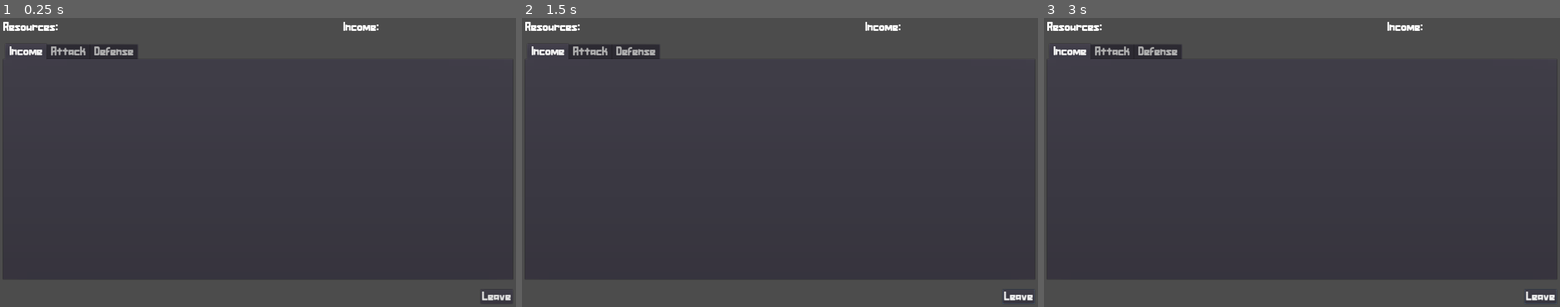
Above: before the commit, frames 1-3 (left to right).
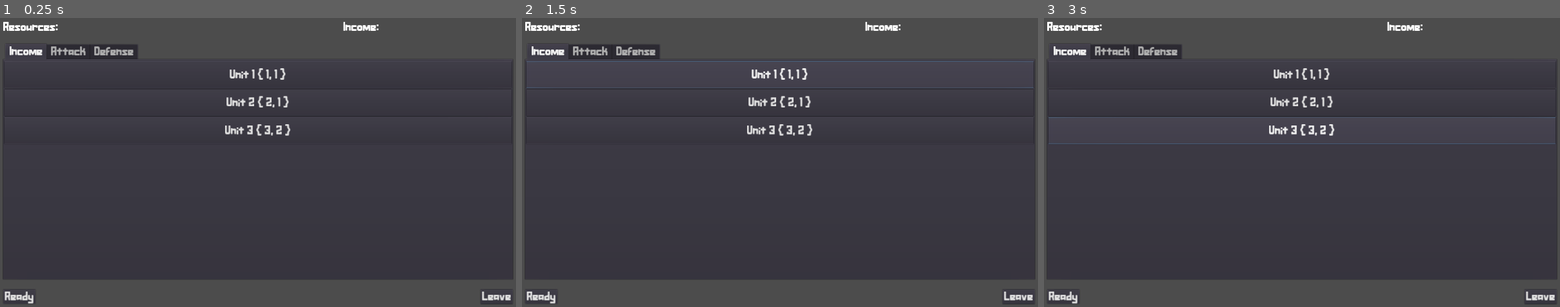
Above: after the commit, the same moments.

Repository: tducasse/poc-turn-based
Game: Godot game, scene res://Scenes/Game/Game.tscn
The game is run twice, just before and just after one commit, with the same random seed, the same clock (stepped at 60 frames per second) and the same inputs. This scene is started directly instead of the project's main scene.
Inputs (mouse positions are in pixels of both pictures, inside the frame that each line leads up to):
- Up to frame 1 (0.25 s): no input
- Up to frame 2 (1.5 s): click "Leave" at 0.5 s; click (780, 75) at 1.25 s, where only the run after the commit has a clickable "Unit 1 { 1, 1 }"
- Up to frame 3 (3 s): click (1302, 101) at 2 s, where only the run after the commit has a clickable "Unit 2 { 2, 1 }"; click (1302, 130) at 2.75 s, where only the run after the commit has a clickable "Unit 3 { 3, 2 }"

The runs differ from the first frame. In frame 1, 0.7% of the frame differs, in the area x 0-57%, y 17-99%; in frame 2, 1.2%; in frame 3, 1.2%, in the area x 0-100%, y 17-99%.

Commit message:
Refactor all the things

Diff:
--- a/Globals/WS.gd
+++ b/Globals/WS.gd
@@ -8,13 +8,16 @@
 # all websocket message types
 const TYPES = {
 	"LIST_ROOMS": "list_rooms",
+	"JOIN_ROOM": "join_room",
 	"CREATE_ROOM": "create_room",
 	"REMOVE_ROOM": "remove_room",
 	"NEW_CHAT_MESSAGE": "new_chat_message",
 	"READY_GAME": "ready_game",
-	"BEGIN": "begin",
 	"BACK_TO_LOBBY": "back_to_lobby",
-	"BUY_ITEM": "buy_item",
+	"LEAVE_ROOM": "leave_room",
+	"GAME__START_GAME": "game__start_game",
+	"GAME__INIT_GAME": "game__init_game",
+	"GAME__BUY_ITEM": "game__buy_item",
 }
 
 # just because we call them dynamically and godot yells
@@ -25,9 +28,11 @@
 signal create_room(value)
 signal remove_room(value)
 signal new_chat_message(value)
-signal ready_game(value)
-signal begin(value)
+signal join_room(value)
 signal back_to_lobby(value)
+signal game__buy_item(value)
+signal game__start_game(value)
+signal game__init_game(value)
 
 # websocket internal events
 signal connected()
@@ -44,6 +49,8 @@
 
 
 func init():
+	if is_connected_to_server():
+		return
 	ready = true
 	set_process(true)
 	_client.connect_to_url(websocket_url)
@@ -90,6 +97,8 @@
 
 
 func send_message(type, payload):
+	if not is_connected_to_server():
+		return
 	_client.get_peer(1).put_packet(JSON.print(
 		{
 			"type": type,
--- a/Scenes/Chat/Chat.gd
+++ b/Scenes/Chat/Chat.gd
@@ -5,7 +5,7 @@
 onready var input := $Input
 
 func _ready():
-	_connection = WS.connect("new_chat_message", self, "_add_message")
+	_connection = WS.connect(WS.TYPES.NEW_CHAT_MESSAGE, self, "_add_message")
 
 
 func _add_message(message):
--- /dev/null
+++ b/Scenes/Game/Game.gd
@@ -0,0 +1,47 @@
+extends MarginContainer
+
+onready var resources_node = $VBoxContainer/TopLine/Resources
+onready var income_node = $VBoxContainer/TopLine/Income
+
+var resources = 0
+var income = 0
+
+var _connection
+
+func _ready():
+	_connection = WS.connect(WS.TYPES.GAME__BUY_ITEM, self, "_update_resources_income")
+	_connection = WS.connect(WS.TYPES.GAME__INIT_GAME, self, "_update_resources_income")
+	_connection = WS.connect(WS.TYPES.GAME__START_GAME, self, "_start_game")
+	_connection = WS.connect(WS.TYPES.BACK_TO_LOBBY, self, "_back_to_lobby")
+
+
+func _back_to_lobby(_value):
+	if get_tree().change_scene("res://Scenes/Lobby/Lobby.tscn") != OK:
+		print("Lobby.join_room(): An unexpected error occurred")
+
+
+func _on_Leave_pressed():
+	WS.send_message(WS.TYPES.LEAVE_ROOM, true)
+
+
+func _update_resources_income(value):
+	income = value.income
+	resources = value.resources
+	update_node_text(resources_node, str(resources))
+	update_node_text(income_node, str(income))
+
+
+func update_node_text(node, text):
+	node.text = text
+
+
+func _send_ready(_value):
+	WS.send_message(WS.TYPES.READY_GAME, true)
+
+
+func _start_game(_value):
+	print("game started")
+
+
+func _on_Ready_pressed():
+	WS.send_message(WS.TYPES.READY_GAME, true)
--- a/Scenes/Game/Game.tscn
+++ b/Scenes/Game/Game.tscn
@@ -1,7 +1,8 @@
-[gd_scene load_steps=3 format=2]
+[gd_scene load_steps=4 format=2]
 
 [ext_resource path="res://Fonts/Assurant-Standard.tres" type="DynamicFont" id=1]
 [ext_resource path="res://Scenes/Game/Shop/Shop.tscn" type="PackedScene" id=2]
+[ext_resource path="res://Scenes/Game/Game.gd" type="Script" id=3]
 
 [node name="Game" type="MarginContainer"]
 anchor_right = 1.0
@@ -10,6 +11,10 @@
 margin_top = 12.0
 margin_right = -12.0
 margin_bottom = -12.0
+script = ExtResource( 3 )
+__meta__ = {
+"_edit_use_anchors_": false
+}
 
 [node name="VBoxContainer" type="VBoxContainer" parent="."]
 margin_right = 1896.0
@@ -64,14 +69,23 @@
 margin_right = 1896.0
 margin_bottom = 1056.0
 
-[node name="Control" type="Control" parent="VBoxContainer/Footer"]
-margin_right = 1764.0
+[node name="Ready" type="Button" parent="VBoxContainer/Footer"]
+margin_right = 122.0
+margin_bottom = 55.0
+custom_fonts/font = ExtResource( 1 )
+text = "Ready"
+
+[node name="Pusher" type="Control" parent="VBoxContainer/Footer"]
+margin_left = 134.0
+margin_right = 1896.0
 margin_bottom = 55.0
 size_flags_horizontal = 3
 
-[node name="Button" type="Button" parent="VBoxContainer/Footer"]
+[node name="Leave" type="Button" parent="VBoxContainer/Footer"]
 margin_left = 1776.0
 margin_right = 1896.0
 margin_bottom = 55.0
 custom_fonts/font = ExtResource( 1 )
 text = "Leave"
+[connection signal="pressed" from="VBoxContainer/Footer/Ready" to="." method="_on_Ready_pressed"]
+[connection signal="pressed" from="VBoxContainer/Footer/Leave" to="." method="_on_Leave_pressed"]
--- a/Scenes/Game/Shop/Shop.gd
+++ b/Scenes/Game/Shop/Shop.gd
@@ -1,12 +1,13 @@
 extends TabContainer
 
 var ShopItem = preload("res://Scenes/Game/Shop/ShopItem.tscn")
-onready var attack =  $Attack/ItemContainer
-onready var defense =  $Defense/ItemContainer
+onready var attack_node =  $Attack/ItemContainer
+onready var defense_node =  $Defense/ItemContainer
+onready var income_node =  $Income/ItemContainer
 
 var items = [
 	{
-		"category": "attack",
+		"category": "income",
 		"items": [
 			{
 				"label": "Unit 1",
@@ -34,13 +35,16 @@
 		for item in category_dict.items:
 			add_item_to_category(item, category)
 
+
 func add_item_to_category(item, category):
 	var root_node : Control
 	match category:
 		"attack":
-			root_node = attack
+			root_node = attack_node
 		"defense":
-			root_node = defense
+			root_node = defense_node
+		"income":
+			root_node = income_node
 		_:
 			print('category not supported ' + category)
 	if not root_node:
--- a/Scenes/Game/Shop/Shop.tscn
+++ b/Scenes/Game/Shop/Shop.tscn
@@ -26,6 +26,9 @@
 [node name="ItemContainer" type="VBoxContainer" parent="Income"]
 anchor_right = 1.0
 anchor_bottom = 1.0
+__meta__ = {
+"_edit_use_anchors_": false
+}
 
 [node name="Attack" type="Tabs" parent="."]
 visible = false
--- a/Scenes/Game/Shop/ShopItem.gd
+++ b/Scenes/Game/Shop/ShopItem.gd
@@ -13,4 +13,4 @@
 
 
 func _on_ShopItem_pressed():
-	WS.send_message(WS.TYPES.BUY_ITEM, {"cost": cost, "income": income})
+	WS.send_message(WS.TYPES.GAME__BUY_ITEM, {"cost": cost, "income": income})
--- a/Scenes/GameList/GameList.gd
+++ b/Scenes/GameList/GameList.gd
@@ -5,10 +5,13 @@
 onready var input := $GameName
 
 func _ready():
-	_connection = WS.connect("list_rooms", self, "_add_rooms")
-	_connection = WS.connect("create_room", self, "_add_one_room")
-	_connection = WS.connect("remove_room", self, "_remove_room")
+	_connection = WS.connect(WS.TYPES.LIST_ROOMS, self, "_add_rooms")
+	_connection = WS.connect(WS.TYPES.CREATE_ROOM, self, "_add_one_room")
+	_connection = WS.connect(WS.TYPES.REMOVE_ROOM, self, "_remove_room")
+	request_rooms()
 
+func request_rooms():
+	WS.send_message(WS.TYPES.LIST_ROOMS, true)
 
 func _add_one_room(room):
 	list.add_item(room)
@@ -49,3 +52,7 @@
 	if "-" in new_text:
 		input.text = new_text.replace('-','_')
 		input.caret_position = input.text.length()
+
+
+func _on_ItemList_item_activated(index):
+	WS.send_message(WS.TYPES.JOIN_ROOM, list.get_item_text(index).split(' - ')[0])
--- a/Scenes/GameList/GameList.tscn
+++ b/Scenes/GameList/GameList.tscn
@@ -32,5 +32,6 @@
 margin_bottom = 1056.0
 custom_fonts/font = ExtResource( 1 )
 placeholder_text = "Create Game"
+[connection signal="item_activated" from="ItemList" to="." method="_on_ItemList_item_activated"]
 [connection signal="text_changed" from="GameName" to="." method="_on_GameName_text_changed"]
 [connection signal="text_entered" from="GameName" to="." method="_on_GameName_text_entered"]
--- a/Scenes/Lobby/Lobby.gd
+++ b/Scenes/Lobby/Lobby.gd
@@ -1,6 +1,14 @@
 extends MarginContainer
 
+var _connection
 
 func _ready():
 	# start the websocket
 	WS.init()
+	_connection = WS.connect(WS.TYPES.JOIN_ROOM, self, "_join_room")
+
+
+
+func _join_room(_value):
+	if get_tree().change_scene("res://Scenes/Game/Game.tscn") != OK:
+		print("Lobby.join_room(): An unexpected error occurred")
Not shown, changed: server/package-lock.json
Not shown, changed: server/package.json
Not shown, changed: server/constants.js
Not shown, changed: server/controllers/game.js
Not shown, changed: server/dispatch.js
Not shown, changed: server/index.js
Not shown, changed: server/rooms.js
Not shown, changed: server/util.js
